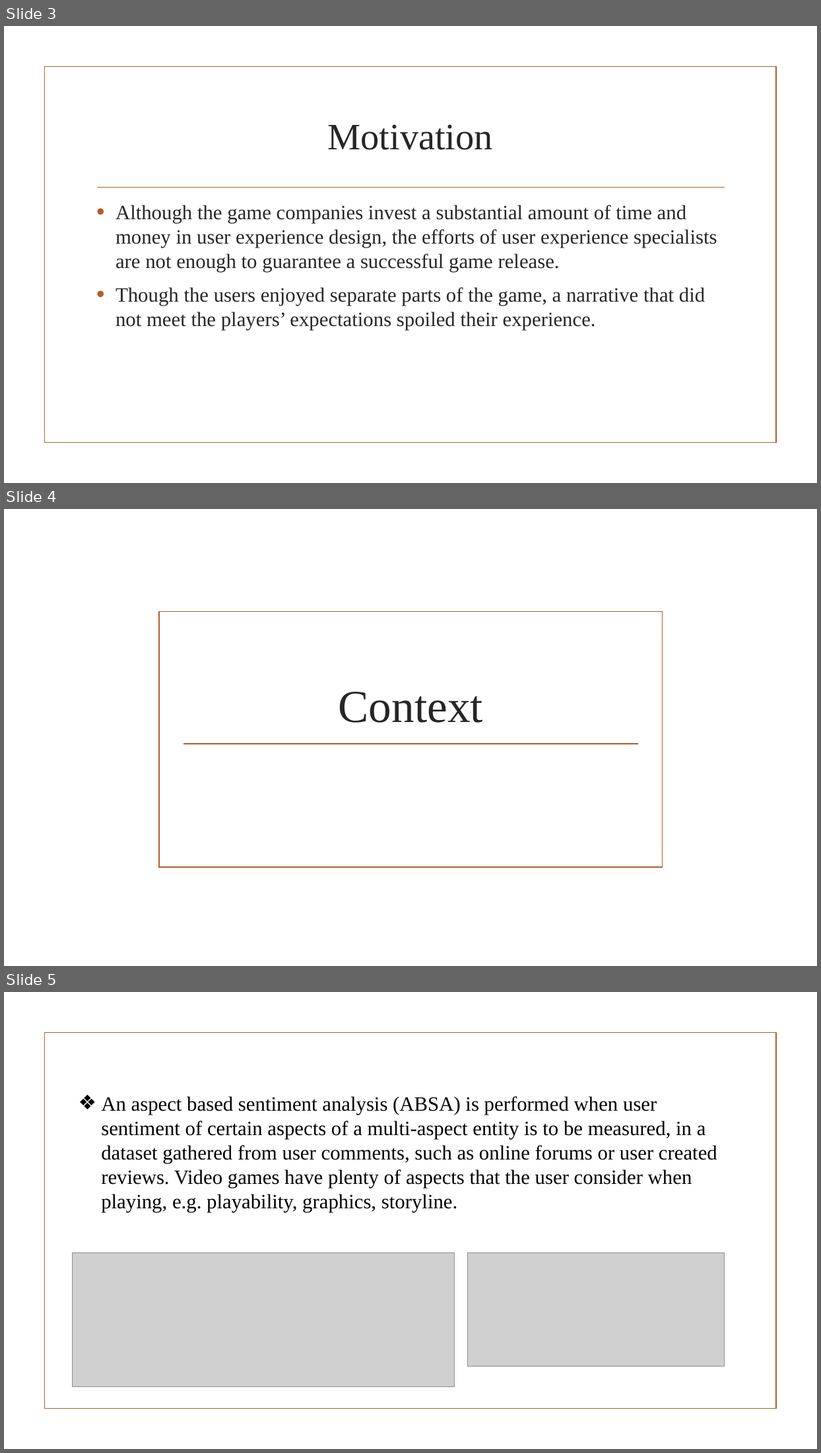
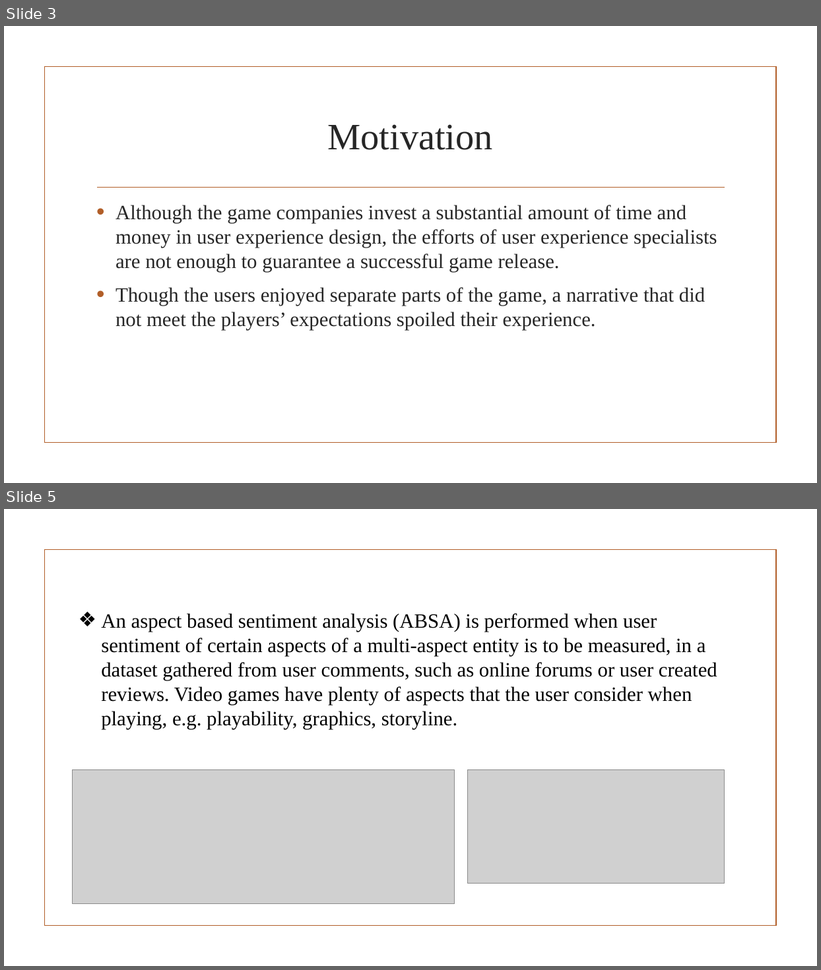
Before and after one commit to Hiten1928/AspectBasedSentimentalAnalysis, a slide deck: Documents/Quality_Project.pptx. Shown one above the other, each under a label of ours: slides 3, 4 and 5 before the commit, slides 3 and 5 after it; the slides between them are not shown. The pictures are 821x1453 and 821x970 pixels, drawn with LibreOffice and Linux fonts; fonts in the diff are those of the drawing; grey boxes stand for pictures; background and template pictures are left out. Boxes give left, top, right and bottom in pixels: in the first picture for what was removed or moved away, otherwise in the second. Text is boxed around its words. In the diff, an @@ line names an element or a change of style, - is before the commit and + after.

```diff
--- a/Documents/Quality_Project.pptx
+++ b/Documents/Quality_Project.pptx
@@ slide 4 removed at (4, 509, 817, 966), background picture (left out) @@
@@ rectangle removed at (160, 612, 663, 867) @@
@@ title removed at (339, 692, 483, 723) @@
-Context
@@ line removed from (184, 744) to (638, 744) @@
```
Also in this commit, not shown: 2 slides changed, 9 slides added, 1 other slide removed.
